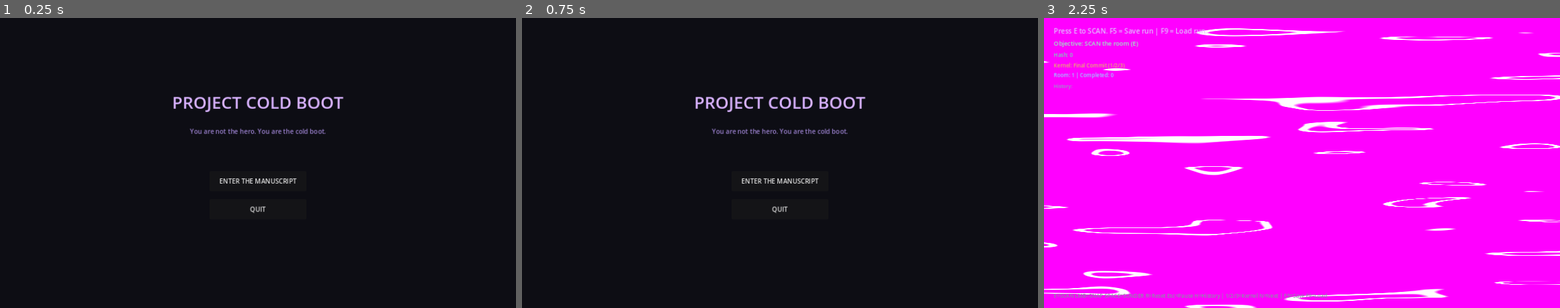
Above: before the commit, frames 1-3 (left to right).
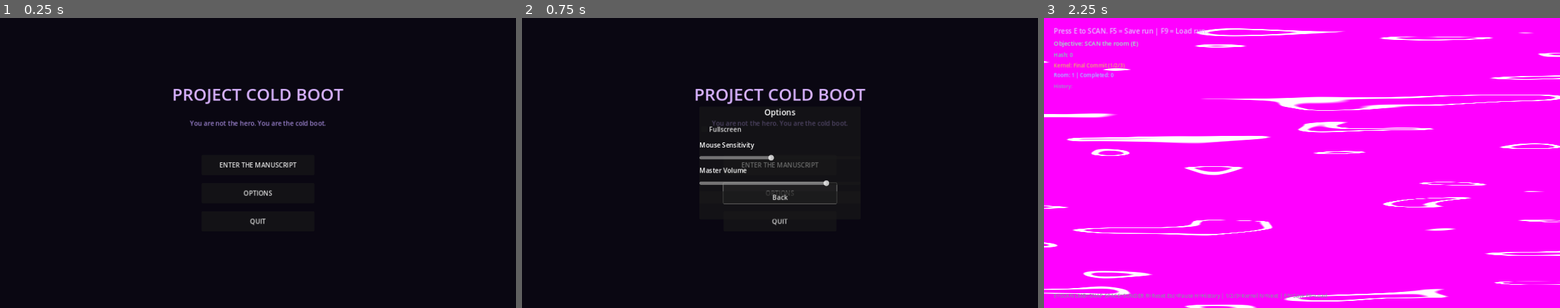
Above: after the commit, the same moments.

Repository: beyond-repair/Project-Cold-Boot
Game: Godot game, scene res://scenes/main_menu/MainMenu.tscn
Same seed, same stepped clock (60 frames per second), same inputs: the game is played once before the commit and once after it.
Inputs (mouse positions are in pixels of both pictures, inside the frame that each line leads up to):
- Up to frame 1 (0.25 s): no input
- Up to frame 2 (0.75 s): click (780, 192) at 0.5 s, where only the run after the commit has a clickable "OPTIONS"
- Up to frame 3 (2.25 s): click (1302, 197) at 1.25 s, where only the run after the commit has a clickable "Back"; click "ENTER THE MANUSCRIPT" at 2 s

The runs differ from the first frame. In frame 1, 2.3% of the frame differs, in the area x 33-67%, y 24-72%; in frame 2, 3.0%; in frame 3, nothing differs.

Commit message:
FOUNDATION COMPLETE — Final package for this development arc
- Options menu (fullscreen, mouse sensitivity, volume stubs)
- Export presets notes for Windows
- COMPLETE.md: what is finished vs what remains for commercial 1.0
- Final README and STATUS lock for foundation release
- Version tagged conceptually as Foundation 1.0 (vertical slice + systems + Steam prep)

This is the terminal state of the assisted build arc: playable, documented, art-locked, Steam-prepared. Commercial content/art/audio still required for store launch.

Diff:
--- a/godot/scenes/main_menu/MainMenu.tscn
+++ b/godot/scenes/main_menu/MainMenu.tscn
@@ -18,7 +18,7 @@
 anchor_bottom = 1.0
 grow_horizontal = 2
 grow_vertical = 2
-color = Color(0.05, 0.05, 0.08, 1)
+color = Color(0.04, 0.03, 0.07, 1)
 
 [node name="Title" type="Label" parent="."]
 layout_mode = 1
@@ -27,12 +27,10 @@
 anchor_top = 0.5
 anchor_right = 0.5
 anchor_bottom = 0.5
-offset_left = -300.0
-offset_top = -180.0
-offset_right = 300.0
-offset_bottom = -100.0
-grow_horizontal = 2
-grow_vertical = 2
+offset_left = -320.0
+offset_top = -200.0
+offset_right = 320.0
+offset_bottom = -120.0
 theme_override_colors/font_color = Color(0.85, 0.7, 1, 1)
 theme_override_font_sizes/font_size = 42
 text = "PROJECT COLD BOOT"
@@ -46,9 +44,9 @@
 anchor_right = 0.5
 anchor_bottom = 0.5
 offset_left = -400.0
-offset_top = -90.0
+offset_top = -110.0
 offset_right = 400.0
-offset_bottom = -50.0
+offset_bottom = -70.0
 theme_override_colors/font_color = Color(0.6, 0.5, 0.8, 1)
 theme_override_font_sizes/font_size = 16
 text = "You are not the hero. You are the cold boot."
@@ -61,11 +59,24 @@
 anchor_top = 0.5
 anchor_right = 0.5
 anchor_bottom = 0.5
-offset_left = -120.0
-offset_top = 20.0
-offset_right = 120.0
-offset_bottom = 70.0
+offset_left = -140.0
+offset_top = -20.0
+offset_right = 140.0
+offset_bottom = 30.0
 text = "ENTER THE MANUSCRIPT"
+
+[node name="OptionsButton" type="Button" parent="."]
+layout_mode = 1
+anchors_preset = 8
+anchor_left = 0.5
+anchor_top = 0.5
+anchor_right = 0.5
+anchor_bottom = 0.5
+offset_left = -140.0
+offset_top = 50.0
+offset_right = 140.0
+offset_bottom = 100.0
+text = "OPTIONS"
 
 [node name="QuitButton" type="Button" parent="."]
 layout_mode = 1
@@ -74,8 +85,53 @@
 anchor_top = 0.5
 anchor_right = 0.5
 anchor_bottom = 0.5
-offset_left = -120.0
-offset_top = 90.0
-offset_right = 120.0
+offset_left = -140.0
+offset_top = 120.0
+offset_right = 140.0
+offset_bottom = 170.0
+text = "QUIT"
+
+[node name="OptionsPanel" type="PanelContainer" parent="."]
+visible = false
+layout_mode = 1
+anchors_preset = 8
+anchor_left = 0.5
+anchor_top = 0.5
+anchor_right = 0.5
+anchor_bottom = 0.5
+offset_left = -200.0
+offset_top = -140.0
+offset_right = 200.0
 offset_bottom = 140.0
-text = "QUIT"
+
+[node name="VBox" type="VBoxContainer" parent="OptionsPanel"]
+layout_mode = 2
+theme_override_constants/separation = 12
+
+[node name="OptionsTitle" type="Label" parent="OptionsPanel/VBox"]
+layout_mode = 2
+theme_override_font_sizes/font_size = 20
+text = "Options"
+horizontal_alignment = 1
+
+[node name="FullscreenCheck" type="CheckBox" parent="OptionsPanel/VBox"]
+layout_mode = 2
+text = "Fullscreen"
+
+[node name="SensLabel" type="Label" parent="OptionsPanel/VBox"]
+layout_mode = 2
+text = "Mouse Sensitivity"
+
+[node name="SensitivitySlider" type="HSlider" parent="OptionsPanel/VBox"]
+layout_mode = 2
+
+[node name="VolLabel" type="Label" parent="OptionsPanel/VBox"]
+layout_mode = 2
+text = "Master Volume"
+
+[node name="VolumeSlider" type="HSlider" parent="OptionsPanel/VBox"]
+layout_mode = 2
+
+[node name="BackButton" type="Button" parent="OptionsPanel/VBox"]
+layout_mode = 2
+text = "Back"
--- a/godot/scripts/main_menu/MainMenu.gd
+++ b/godot/scripts/main_menu/MainMenu.gd
@@ -1,11 +1,60 @@
 extends Control
 
+@onready var play_button: Button = $PlayButton
+@onready var options_button: Button = $OptionsButton
+@onready var quit_button: Button = $QuitButton
+@onready var options_panel: Control = $OptionsPanel
+@onready var fullscreen_check: CheckBox = $OptionsPanel/VBox/FullscreenCheck
+@onready var sensitivity_slider: HSlider = $OptionsPanel/VBox/SensitivitySlider
+@onready var volume_slider: HSlider = $OptionsPanel/VBox/VolumeSlider
+@onready var back_button: Button = $OptionsPanel/VBox/BackButton
+
 func _ready() -> void:
-	$PlayButton.pressed.connect(_on_play)
-	$QuitButton.pressed.connect(_on_quit)
+	play_button.pressed.connect(_on_play)
+	options_button.pressed.connect(_on_options)
+	quit_button.pressed.connect(_on_quit)
+	back_button.pressed.connect(_on_back)
+	fullscreen_check.toggled.connect(_on_fullscreen)
+	sensitivity_slider.value_changed.connect(_on_sensitivity)
+	volume_slider.value_changed.connect(_on_volume)
+	options_panel.visible = false
+	# Defaults
+	fullscreen_check.button_pressed = DisplayServer.window_get_mode() == DisplayServer.WINDOW_MODE_FULLSCREEN
+	sensitivity_slider.min_value = 0.2
+	sensitivity_slider.max_value = 2.0
+	sensitivity_slider.step = 0.1
+	sensitivity_slider.value = 1.0
+	volume_slider.min_value = 0.0
+	volume_slider.max_value = 1.0
+	volume_slider.step = 0.05
+	volume_slider.value = 0.8
+	_apply_volume(0.8)
 
 func _on_play() -> void:
 	get_tree().change_scene_to_file("res://scenes/vertical_slice/VerticalSlice.tscn")
 
+func _on_options() -> void:
+	options_panel.visible = true
+
+func _on_back() -> void:
+	options_panel.visible = false
+
 func _on_quit() -> void:
 	get_tree().quit()
+
+func _on_fullscreen(pressed: bool) -> void:
+	if pressed:
+		DisplayServer.window_set_mode(DisplayServer.WINDOW_MODE_FULLSCREEN)
+	else:
+		DisplayServer.window_set_mode(DisplayServer.WINDOW_MODE_WINDOWED)
+
+func _on_sensitivity(value: float) -> void:
+	# Stored for future look/mouse scaling; vertical slice uses click selection
+	ProjectSettings.set_setting("coldboot/mouse_sensitivity", value)
+
+func _on_volume(value: float) -> void:
+	_apply_volume(value)
+
+func _apply_volume(value: float) -> void:
+	var bus := AudioServer.get_bus_index("Master")
+	AudioServer.set_bus_volume_db(bus, linear_to_db(clamp(value, 0.001, 1.0)))
Not shown, changed: README.md
Not shown, added: docs/COMPLETE.md
Not shown, added: docs/EXPORT.md
Not shown, changed: docs/STATUS.md
